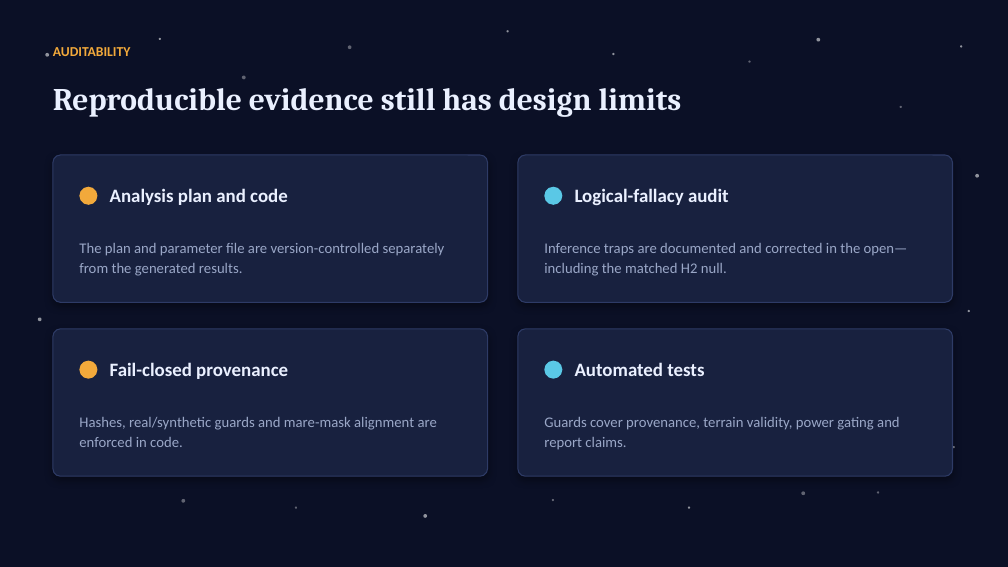
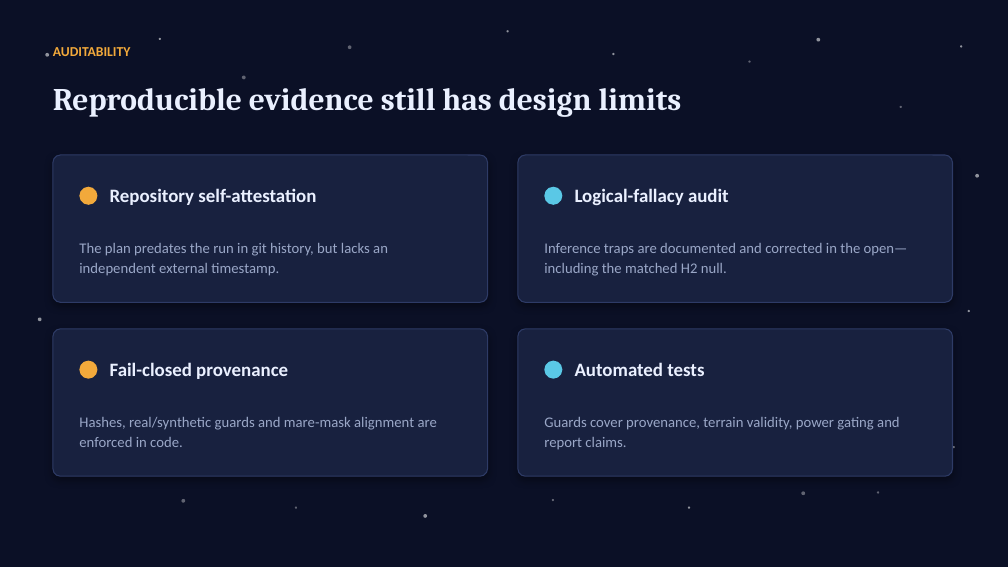
Before and after one commit to lemoon01110/Lunar-Titanium-Magnetism, a slide deck: slide 9 of Paper-and-Pitch/Pitch.pptx (slide 8 before the commit). Drawn at 1008x567 pixels with LibreOffice and Linux fonts; fonts in the diff are those of the drawing. Boxes give left, top, right and bottom in pixels: in the first picture for what was removed or moved away, otherwise in the second. Text is boxed around its words. In the diff, an @@ line names an element or a change of style, - is before the commit and + after.

```diff
--- a/Paper-and-Pitch/Pitch.pptx
+++ b/Paper-and-Pitch/Pitch.pptx
@@ text at bbox=[110, 188, 316, 205]: text changed @@
-Analysis plan and code
+Repository self-attestation
@@ text at bbox=[79, 243, 388, 276]: text changed @@
-The plan and parameter file are version-controlled separately from the generated results.
+The plan predates the run in git history, but lacks an independent external timestamp.
```
Also in this commit, not shown: 2 other slides changed, 1 slide added.
